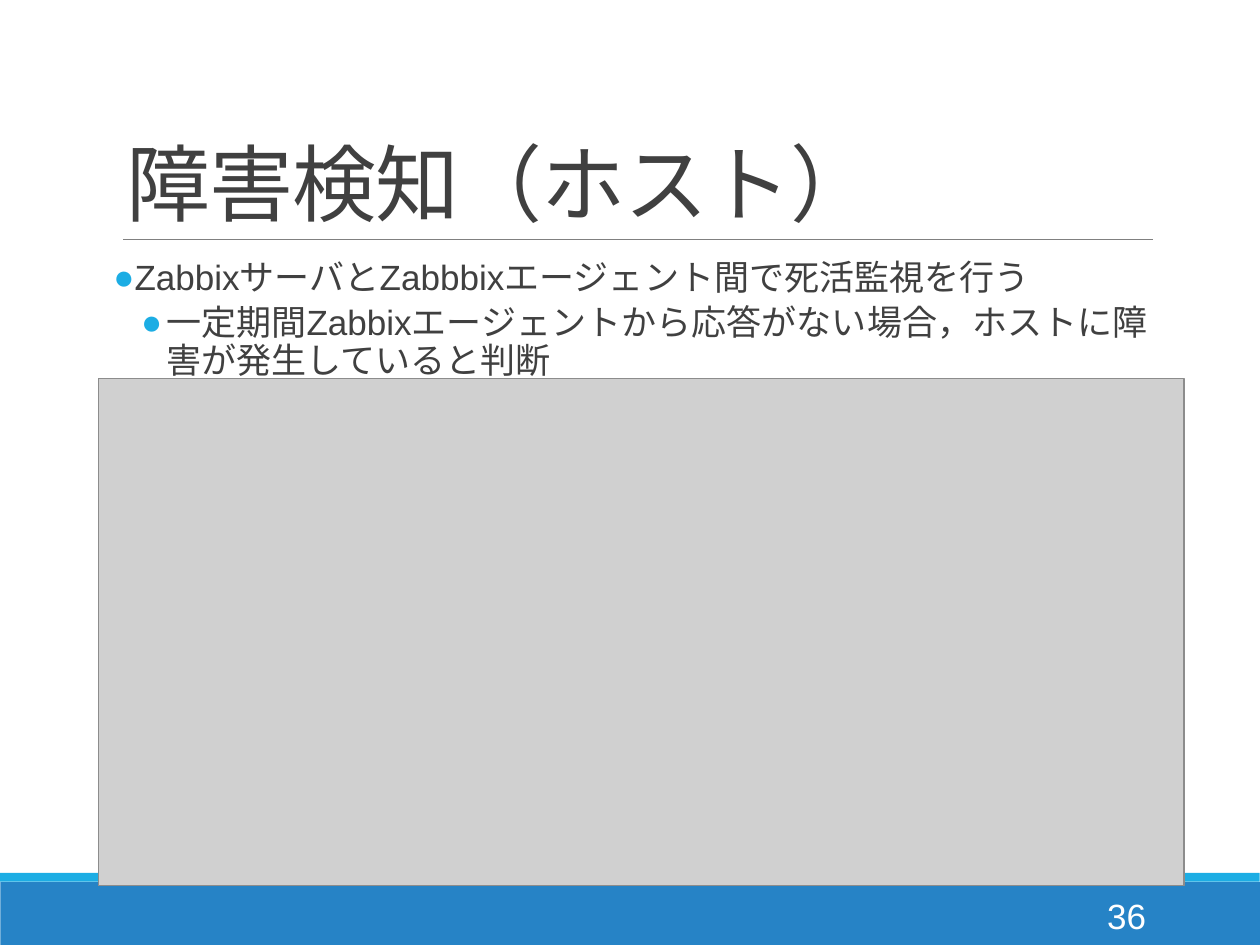
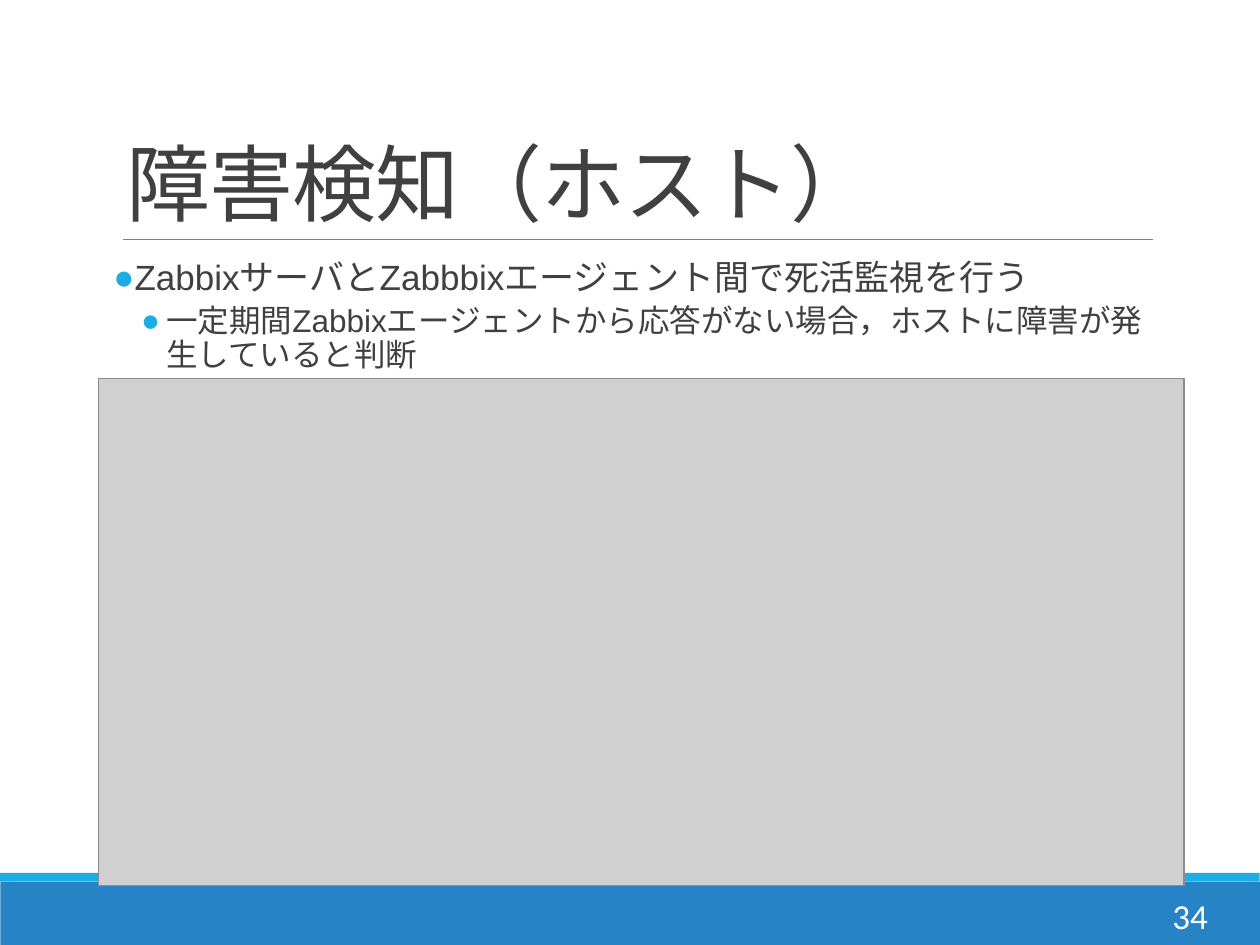
Before and after one commit to Kota0823/Document, a slide deck: slide 34 of 輪講2019-1_鈴木洸太.pptx (slide 36 before the commit). Drawn at 1260x945 pixels with LibreOffice and Linux fonts; fonts in the diff are those of the drawing; grey boxes stand for pictures. Boxes give left, top, right and bottom in pixels: in the first picture for what was removed or moved away, otherwise in the second. Text is boxed around its words. In the diff, an @@ line names an element or a change of style, - is before the commit and + after.

```diff
--- a/輪講2019-1_鈴木洸太.pptx
+++ b/輪講2019-1_鈴木洸太.pptx
@@ text at (x1=166, y1=305, x2=1142, y2=369): size 20 to 18 pt in "一定期間Zabbixエージェントから応答がない場合，ホストに障害が発生していると判断" @@
@@ page number at (x1=1172, y1=906, x2=1207, y2=930): text changed; font Arial to Calibri @@
-36
+34
```
Also in this commit, not shown: 30 other slides changed, 2 slides added.
